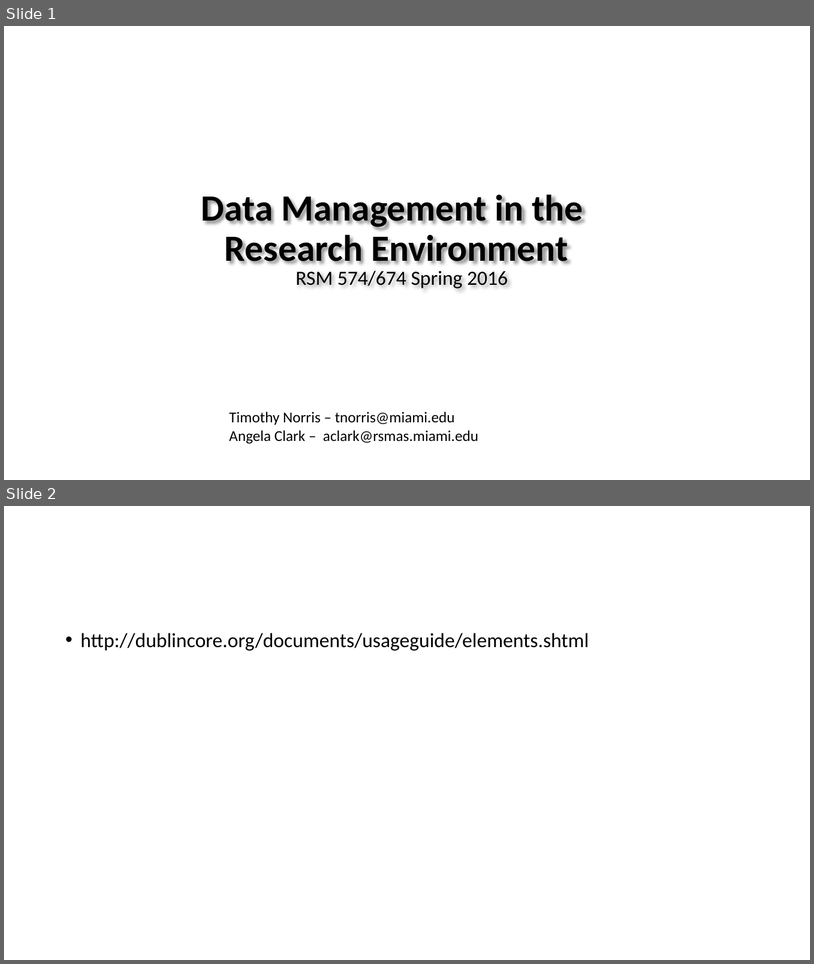
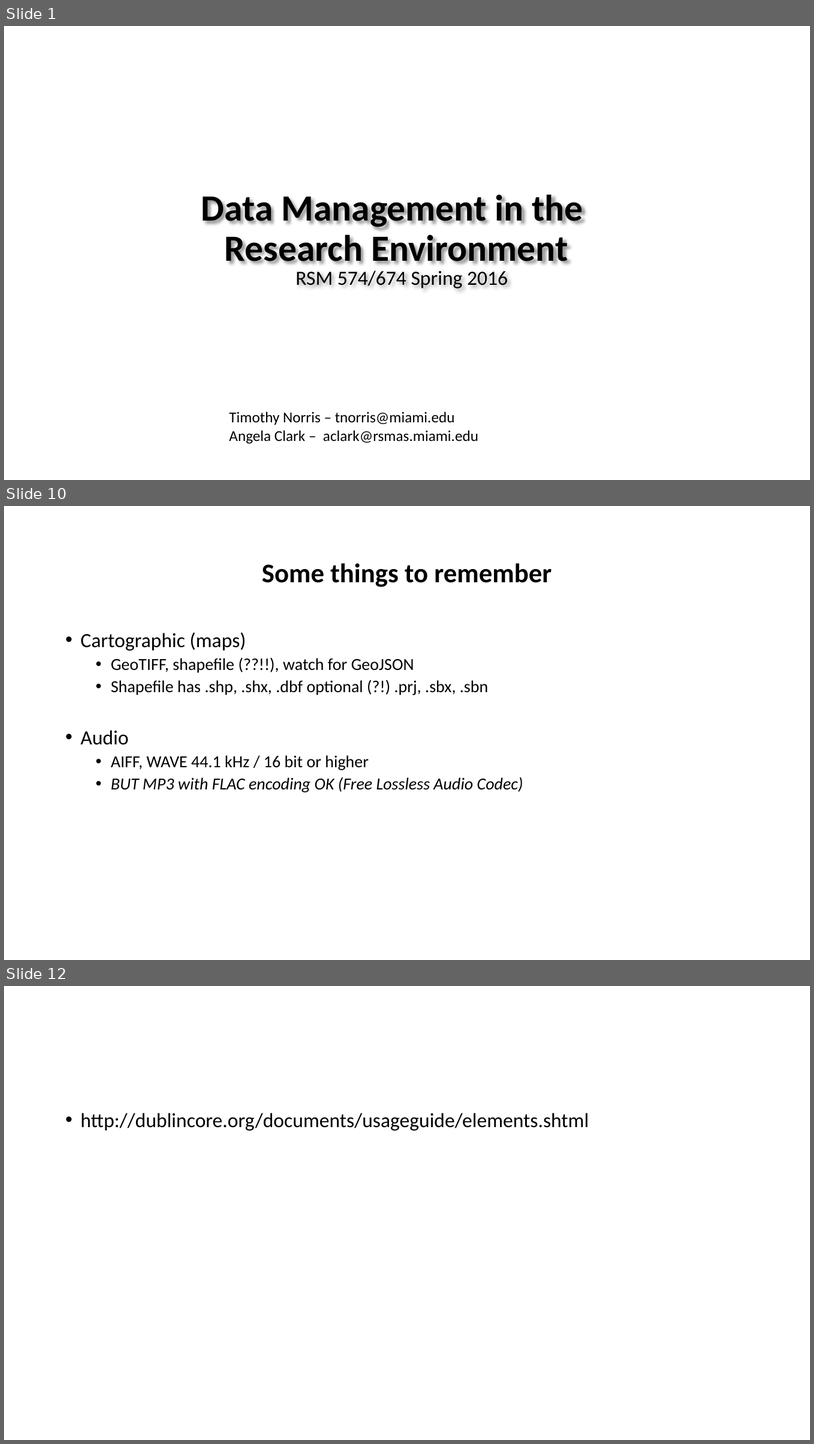
Before and after one commit to tibbben/teaching.data.literacy, a slide deck: UM_DataManagementClass/Lessons/03/03_secondMeeting.pptx. Shown one above the other, each under a label of ours: slides 1 and 2 before the commit, slides 1, 10 and 12 after it; the slides between them are not shown. The pictures are 814x964 and 814x1444 pixels, drawn with LibreOffice and Linux fonts; fonts in the diff are those of the drawing; background and template pictures are left out. Boxes give left, top, right and bottom in pixels: in the first picture for what was removed or moved away, otherwise in the second. Text is boxed around its words. In the diff, an @@ line names an element or a change of style, - is before the commit and + after.

```diff
--- a/UM_DataManagementClass/Lessons/03/03_secondMeeting.pptx
+++ b/UM_DataManagementClass/Lessons/03/03_secondMeeting.pptx
@@ slide 10 added at [4,506,810,960], background #FFFFFF @@
@@ title added at [262,563,552,587], 32 pt, text #000000, bold @@
+Some things to remember
@@ text added at [81,632,524,792], 20 pt, text #000000 @@
+• Cartographic (maps)
+  • GeoTIFF, shapefile (??!!), watch for GeoJSON
+  • Shapefile has .shp, .shx, .dbf optional (?!) .prj, .sbx, .sbn
+• Audio
+  • AIFF, WAVE 44.1 kHz / 16 bit or higher
+  • BUT MP3 with FLAC encoding OK (Free Lossless Audio Codec)
@@ what was slide 2 is now slide 12 @@
```
Also in this commit, not shown: 9 other slides added, 2 other files.
